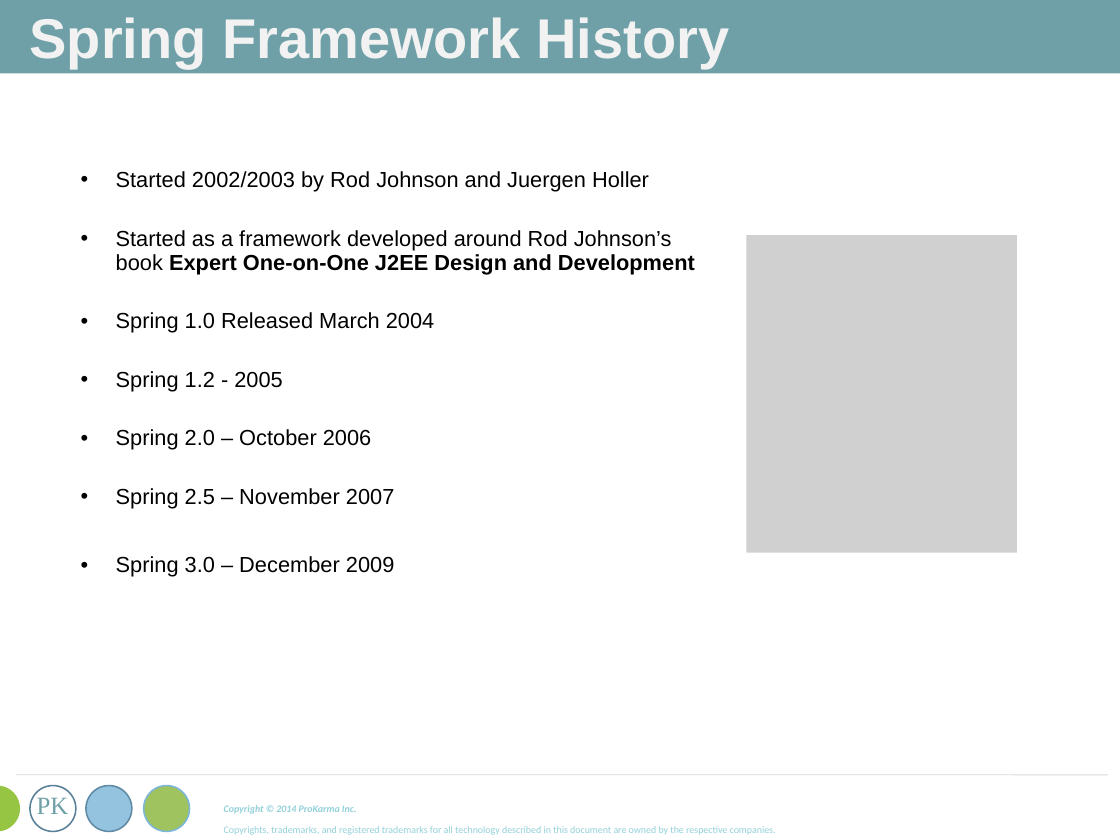
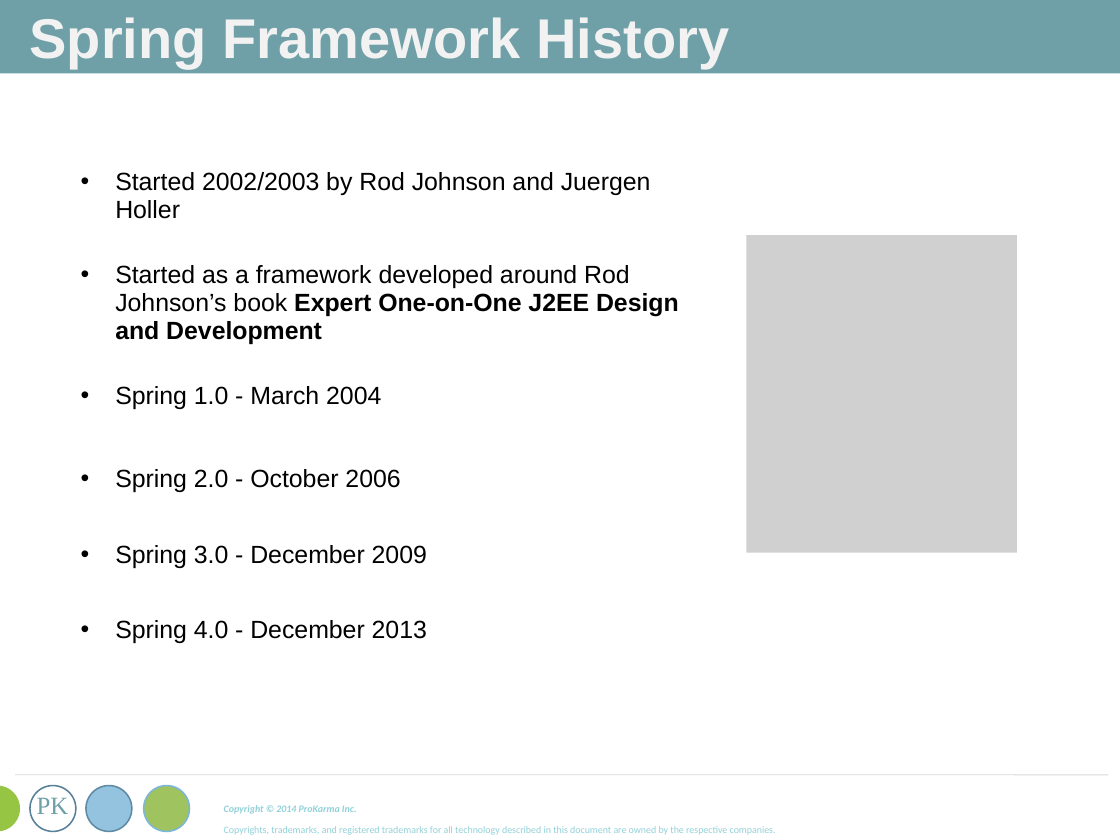
Before and after one commit to mshashi/pkma-spring-core-training, a slide deck: slide 5 of SpringCore.ppt. Drawn at 1120x840 pixels with LibreOffice and Linux fonts; fonts in the diff are those of the drawing; grey boxes stand for pictures. Boxes give left, top, right and bottom in pixels: in the first picture for what was removed or moved away, otherwise in the second. Text is boxed around its words. In the diff, an @@ line names an element or a change of style, - is before the commit and + after.

Commit message:
Update/Delete
Updated SpringCore.ppt
Deleted SpringCore.pptx

```diff
--- a/SpringCore.ppt
+++ b/SpringCore.ppt
@@ text at [115, 172, 679, 344]: size 14 to 16 pt in "Started 2002/2003 by Rod Johnson and Juergen ...", "Started as a framework developed around Rod ..." @@
@@ text at [115, 386, 427, 643]: text changed; size 14 to 16 pt @@
-• Spring 1.0 Released March 2004
-• Spring 1.2 - 2005
-• Spring 2.0 – October 2006
-• Spring 2.5 – November 2007
-• Spring 3.0 – December 2009
+• Spring 1.0 - March 2004
+• Spring 2.0 - October 2006
+• Spring 3.0 - December 2009
+• Spring 4.0 - December 2013
```
Also in this commit, not shown: 6 other slides changed, 1 other file.
